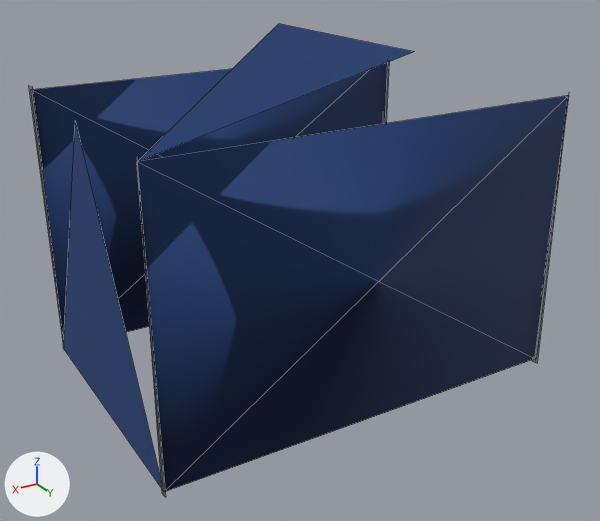
An edit to the glTF model assets/actors/sideline/medical_tent_lod2.glb, drawn before and after from the same camera.
Rendered twice from a 50 mm camera at (2.85, 4.8, 3.17) aimed at (0.06, 0.15, 0.84). Arrows for +X, +Y and +Z are at lower left; the lights stay in place. The first picture is the older version. Mesh edges are drawn as thin lines. Where no turn or scale is listed for an object, it has been applied to the vertices.

The first picture shows 'medical_tent__prop_steel', 'medical_tent__tint_team_secondary'.
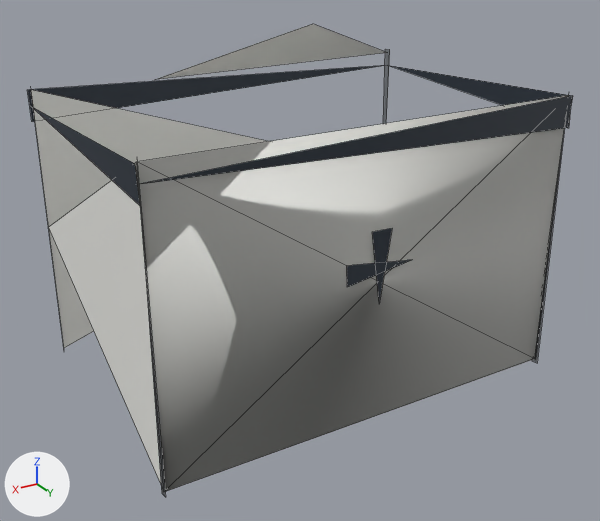
Where the change shows, as pixel boxes [x1, y1, x2, y2] in the pictures (600 x 521 px):
'medical_tent__tint_team_secondary', reshaped: before [33, 24, 569, 492]; after [31, 24, 569, 492]
'medical_tent__tint_team_primary', added: after [27, 65, 573, 302]
part 1 of me_medical_tent__tint_team_secondary_002, cut back: before [33, 24, 414, 487]; after [31, 24, 387, 484]
part 2 of me_medical_tent__tint_team_secondary_002, recoloured (dark blue to white): [137, 95, 569, 492] in both

The change, as a list of edits to the scene's bpy script:
```text
Add mat_prop_white:
    mat_prop_white = principled_material('prop_white')
    mat_prop_white.base_color = (0.847, 0.847, 0.807)  # white #edede8
    mat_prop_white.roughness = 0.55
Add mat_tint_team_primary:
    mat_tint_team_primary = principled_material('tint_team_primary')
    mat_tint_team_primary.base_color = (0.0194, 0.0296, 0.0452)  # dark blue #26303c
    mat_tint_team_primary.roughness = 0.6
Change me_medical_tent__tint_team_secondary_002:
    used by ob_medical_tent__tint_team_secondary; location = (0.0, -1.0, 1.0)
    remove me_medical_tent__tint_team_secondary_002.from_pydata(...)  # 17 vertices, 11 faces; spans x -1.5..1.5, y 0.0..2.0, z -1.0..1.45
    add me_medical_tent__tint_team_secondary_002.from_pydata(...)  # 15 vertices, 8 faces; spans x -1.5..1.5, y 0.0..2.0, z -1.0..1.45
    me_medical_tent__tint_team_secondary_002 part 1
    5 vertices are removed from x -1.5..1.5, y 0.0..1.0, z -1.0..1.45
    6 faces are deleted
    3 vertices are added at (1.5, 0.0, 0.0), (0.99, 1.0, 1.19), (-0.09, 1.06, 1.45)
    3 new faces join them
    me_medical_tent__tint_team_secondary_002 part 2: 5 faces spanning x -1.5..1.5, y 0.0..2.0, z -1.0..1.0 switch from mat_tint_team_secondary (dark blue #1c3e77) to mat_prop_white (white #edede8)
Add me_medical_tent__tint_team_primary:
    me_medical_tent__tint_team_primary.from_pydata([(-1.52, -0.01, 0.89), (1.52, -0.01, 0.78), (1.52, -0.02, 1.0), (-1.52, 2.02, 1.0), (-1.52, 2.01, 0.78), (1.52, 2.02, 0.89), (-1.52, -0.02, 0.89), (-1.51, 2.02, 1.0), (-1.52, 2.02, 0.78), (1.52, -0.02, 0.89), (1.52, 2.02, 1.0), (1.51, 2.02, 0.78), (-0.25, 2.02, 0.1), (0.25, 2.03, 0.03), (0.25, 2.02, 0.17), (-0.07, 2.03, 0.35), (0.0, 2.02, -0.15), (0.07, 2.02, 0.35)], [], [(2, 0, 1), (3, 5, 4), (7, 6, 8), (10, 9, 11), (14, 12, 13), (15, 17, 16)])
    me_medical_tent__tint_team_primary.materials.append(mat_tint_team_primary)  # dark blue #26303c
Add ob_medical_tent__tint_team_primary:
    ob_medical_tent__tint_team_primary = bpy.data.objects.new('medical_tent__tint_team_primary', me_medical_tent__tint_team_primary)
    ob_medical_tent__tint_team_primary.location = (0.0, -1.0, 1.0)
```
